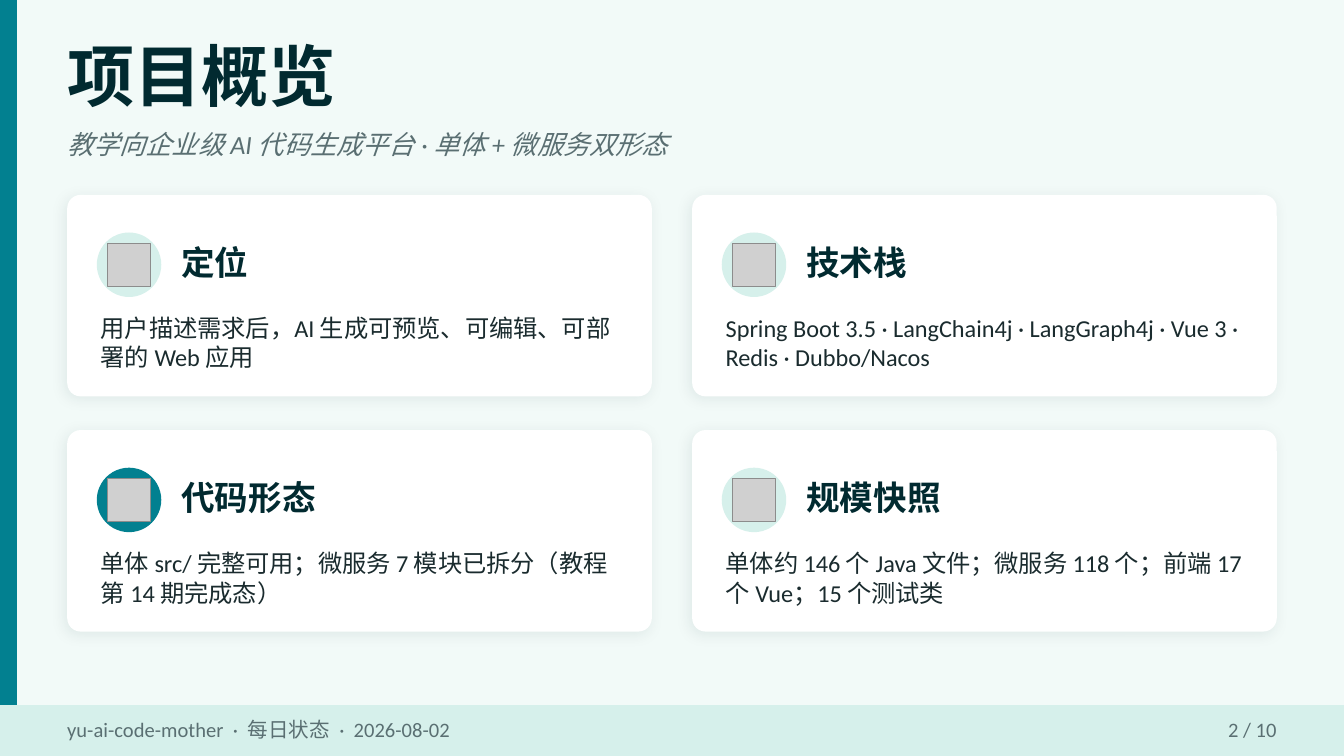
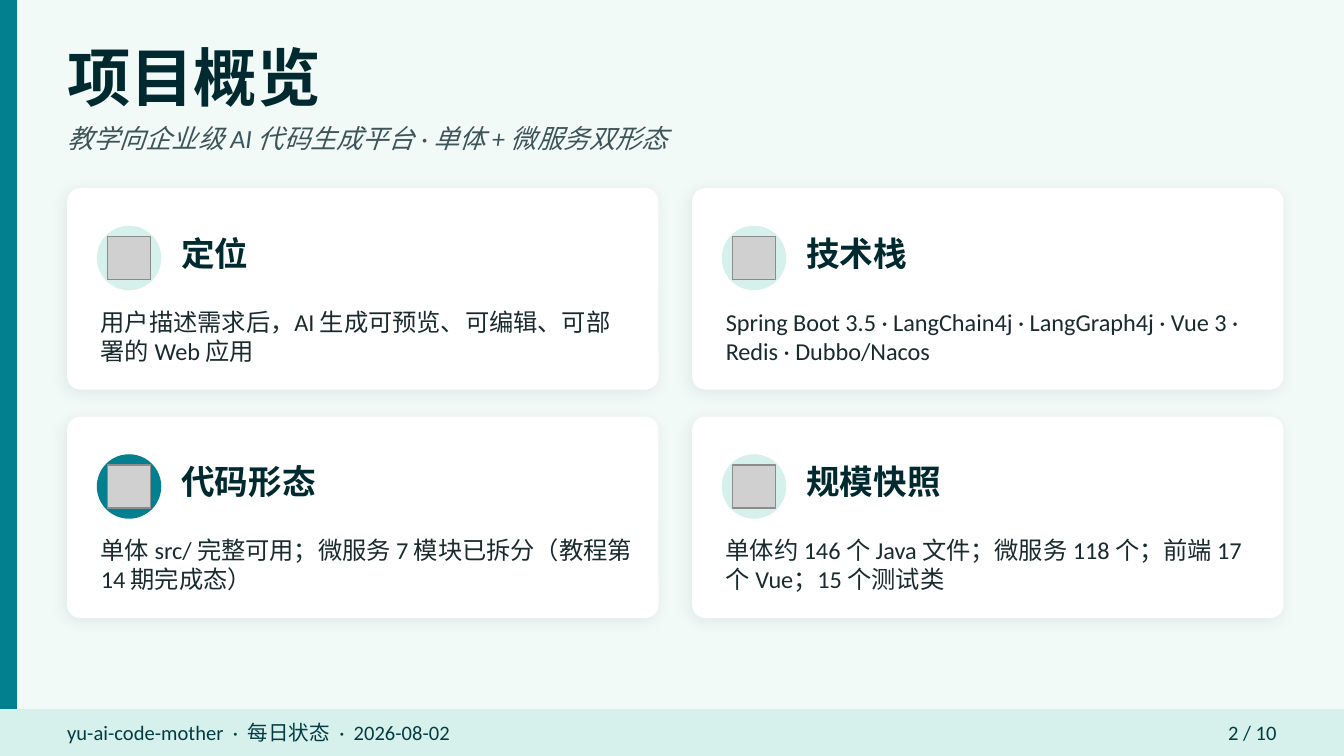
Before and after one commit to liyupi/yu-ai-code-mother, a slide deck: slide 2 of docs/reports/project-status-2026-08-02.pptx. Drawn at 1344x756 pixels with LibreOffice and Linux fonts; fonts in the diff are those of the drawing; grey boxes stand for pictures. Boxes give left, top, right and bottom in pixels: in the first picture for what was removed or moved away, otherwise in the second. Text is boxed around its words. In the diff, an @@ line names an element or a change of style, - is before the commit and + after.

```diff
--- a/docs/reports/project-status-2026-08-02.pptx
+++ b/docs/reports/project-status-2026-08-02.pptx
@@ text "项目概览" at (x1=67, y1=47, x2=321, y2=107): size 36 to 34 pt @@
@@ text "教学向企业级 AI 代码生成平台 · 单体 ..." at (x1=67, y1=126, x2=668, y2=150): text colour #5A6F72 to #3D5558 @@
@@ rounded rectangle resized from (x1=67, y1=195, x2=652, y2=396) to (x1=67, y1=188, x2=659, y2=390) @@
@@ rounded rectangle resized from (x1=692, y1=195, x2=1277, y2=396) to (x1=692, y1=188, x2=1284, y2=390) @@
@@ text "定位" moved from (x1=181, y1=246, x2=248, y2=278) to (x1=181, y1=237, x2=248, y2=269) @@
@@ 2 pictures, 2 ellipses moved together from (x1=97, y1=233, x2=786, y2=297) to (x1=97, y1=226, x2=786, y2=290) @@
@@ text "技术栈" moved from (x1=806, y1=246, x2=907, y2=278) to (x1=806, y1=237, x2=907, y2=269) @@
@@ text "用户描述需求后，AI 生成可预览、可编辑、可部署的 Web 应用" moved from (x1=101, y1=316, x2=611, y2=368) to (x1=101, y1=310, x2=611, y2=362) @@
@@ text "Spring Boot 3.5 · LangChain4j ..." moved from (x1=726, y1=320, x2=1226, y2=367) to (x1=726, y1=314, x2=1226, y2=361) @@
@@ rounded rectangle resized from (x1=67, y1=430, x2=652, y2=632) to (x1=67, y1=417, x2=659, y2=618) @@
@@ rounded rectangle resized from (x1=692, y1=430, x2=1277, y2=632) to (x1=692, y1=417, x2=1284, y2=618) @@
@@ 2 pictures, 2 texts, 2 ellipses moved together from (x1=97, y1=468, x2=940, y2=532) to (x1=97, y1=454, x2=940, y2=519) @@
@@ text "单体 src/ 完整可用；微服务 7 模块已拆分（教程第 ..." rewrapped from (x1=101, y1=551, x2=608, y2=604) to (x1=101, y1=538, x2=632, y2=590) @@
@@ text "单体约 146 个 Java 文件；微服务 ..." moved from (x1=726, y1=551, x2=1242, y2=606) to (x1=726, y1=538, x2=1242, y2=592) @@
@@ rectangle resized from (x1=0, y1=706, x2=1344, y2=756) to (x1=0, y1=710, x2=1344, y2=755) @@
@@ text "yu-ai-code-mother · 每日状态 · 2026-08-02" at (x1=67, y1=722, x2=450, y2=744): text colour #5A6F72 to #023C42 @@
@@ text "2 / 10" at (x1=1228, y1=726, x2=1277, y2=740): text colour #5A6F72 to #023C42 @@
```
Also in this commit, not shown: 9 other slides changed.
